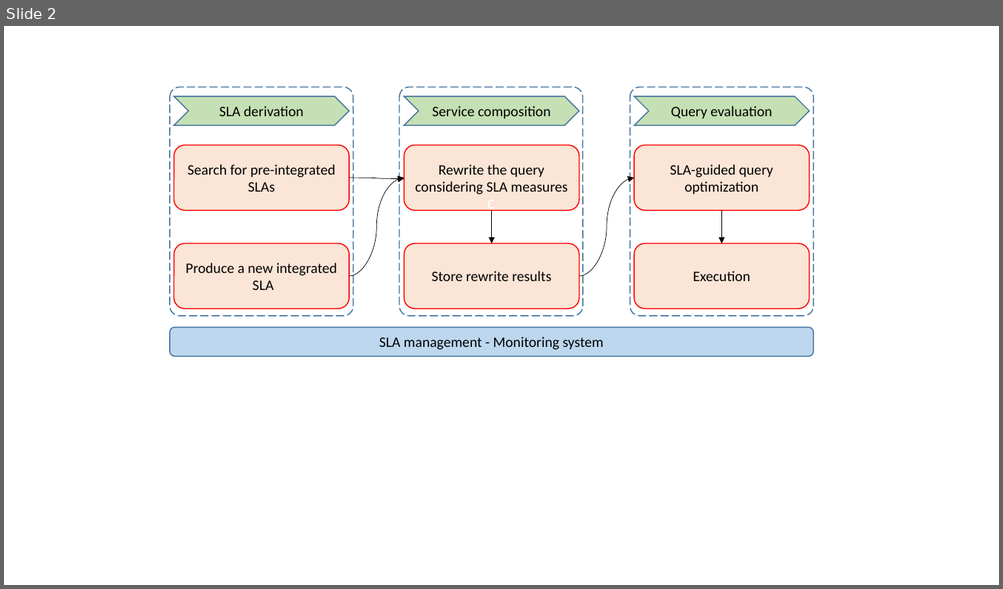
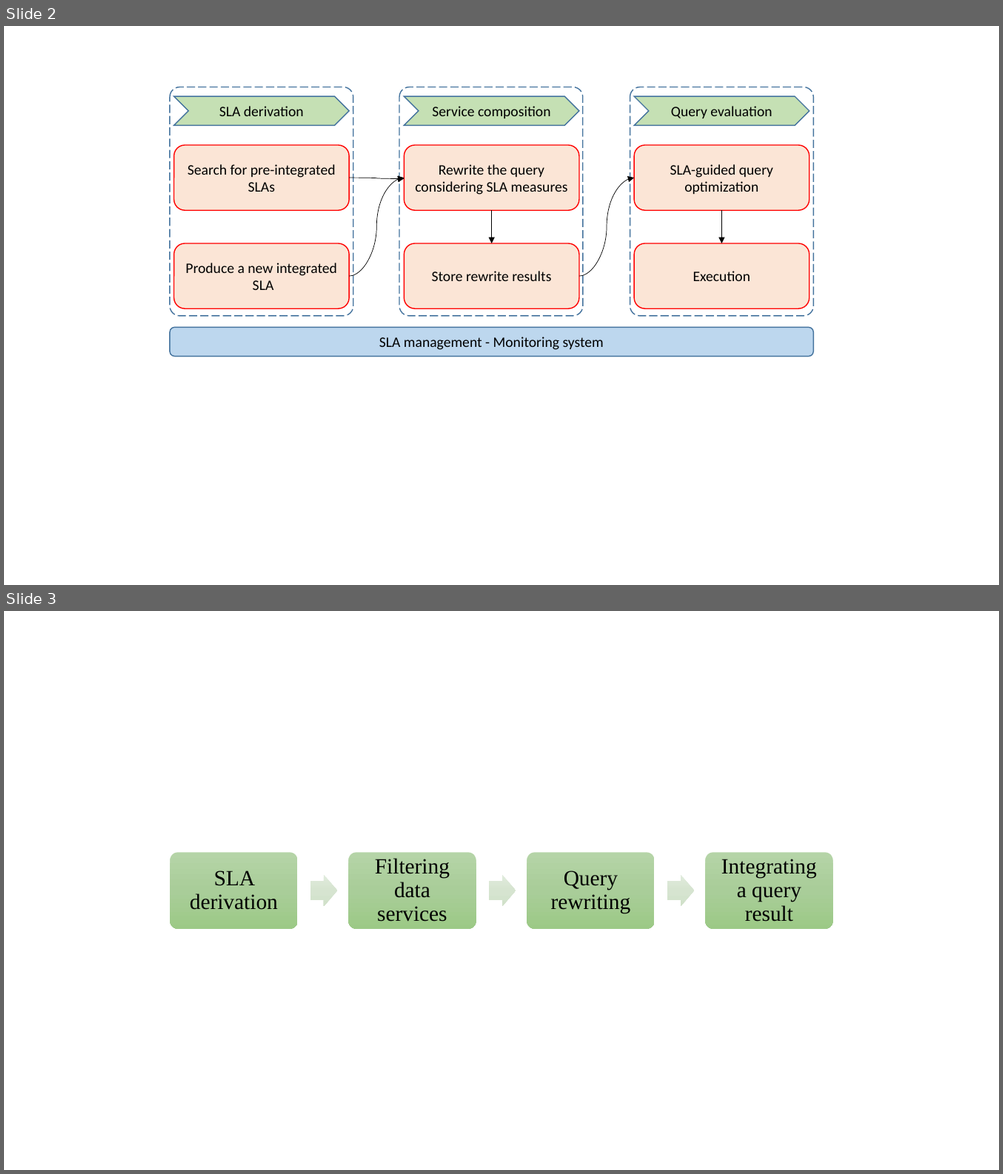
Before and after one commit to danielboni/DanielCarvalho-PhD, a slide deck: General approach - illustration.pptx. Shown one above the other, each under a label of ours: slide 2 before the commit, slides 2 and 3 after it. The pictures are 1003x589 and 1003x1174 pixels, drawn with LibreOffice and Linux fonts; fonts in the diff are those of the drawing. Boxes give left, top, right and bottom in pixels: in the first picture for what was removed or moved away, otherwise in the second. Text is boxed around its words. In the diff, an @@ line names an element or a change of style, - is before the commit and + after.

```diff
--- a/General approach - illustration.pptx
+++ b/General approach - illustration.pptx
@@ slide 3 added at bbox=[4, 611, 999, 1170], background #FFFFFF @@
@@ group added at bbox=[170, 853, 833, 929]: 4 rounded rectangles, 4 texts, 3 right arrows @@
+SLA derivation
+Filtering data services
+Query rewriting
+Integrating a query result
@@ slide 2 changed as well @@
@@ text in rounded rectangle at bbox=[487, 200, 495, 213]: text removed @@
-c
```
Also in this commit, not shown: 9 other files.
